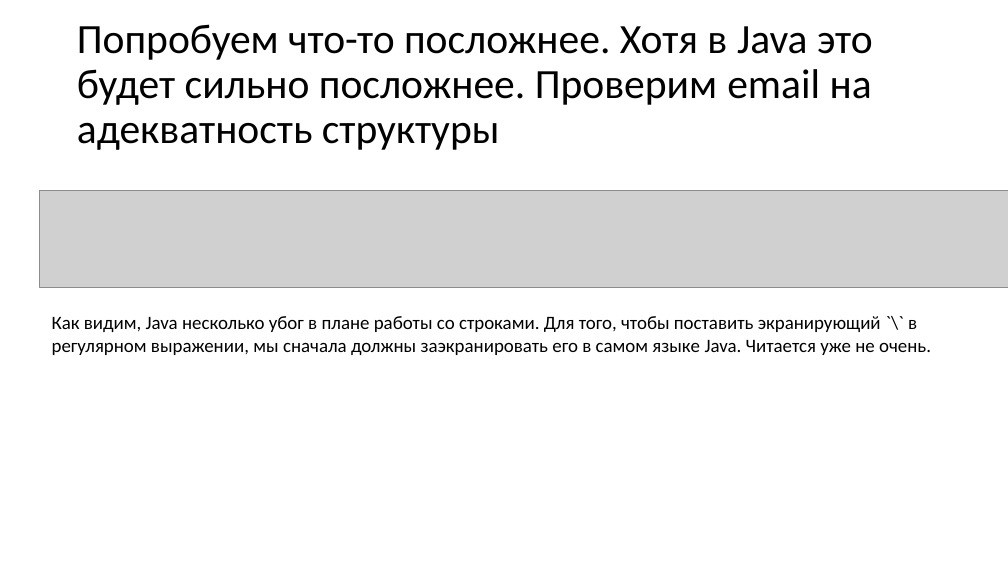
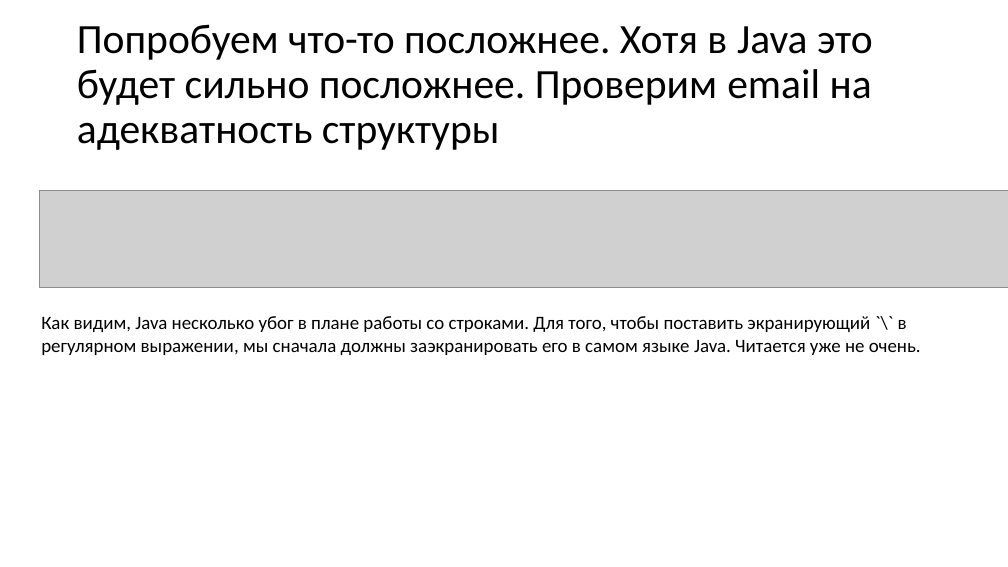
Before and after one commit to meTur4ik/re-demo, a slide deck: slide 28 of docs/re.pptx. Drawn at 1008x567 pixels with LibreOffice and Linux fonts; fonts in the diff are those of the drawing; grey boxes stand for pictures. Boxes give left, top, right and bottom in pixels: in the first picture for what was removed or moved away, otherwise in the second. Text is boxed around its words. In the diff, an @@ line names an element or a change of style, - is before the commit and + after.

```diff
--- a/docs/re.pptx
+++ b/docs/re.pptx
@@ text "Как видим, Java несколько убог ...": place and size @@
-text "Как видим, Java несколько убог ..." at (52, 316, 931, 355)
+text "Как видим, Java несколько убог ..." at (41, 316, 921, 355)
```
Also in this commit, not shown: 15 other slides changed, 4 slides added, 1 slide removed.
